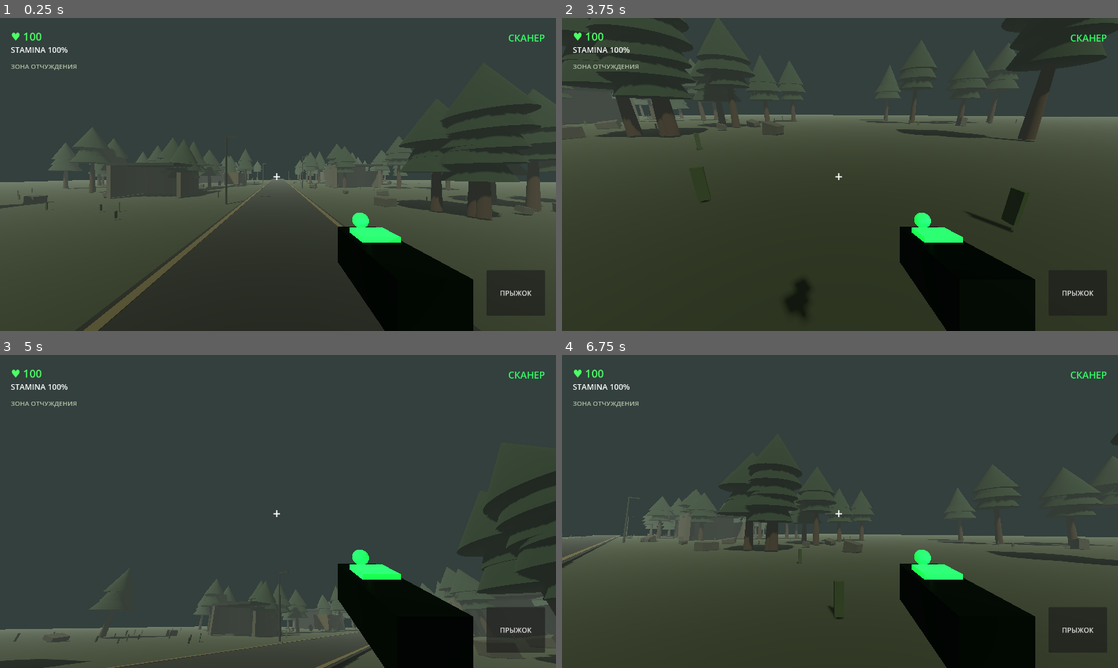
Above: before the commit, frames 1-4 (two rows, left to right).
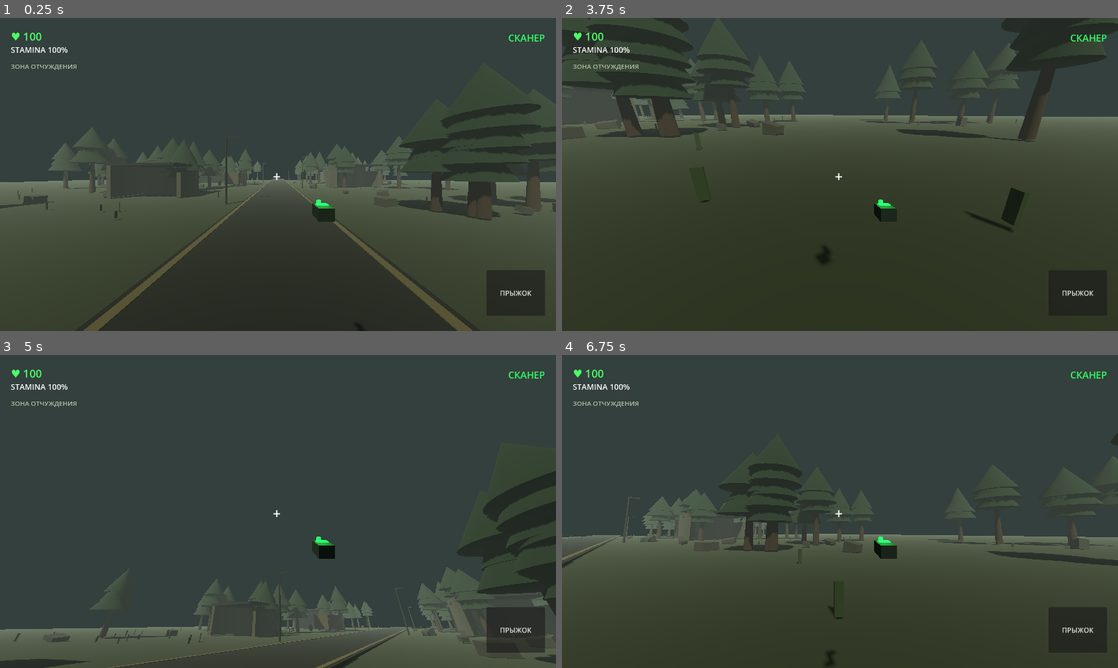
Above: after the commit, the same moments.

Repository: d25412477-cloud/stalker-mobi
Game: Godot game, scene res://main.tscn
The game is run twice, just before and just after one commit, with the same random seed, the same clock (stepped at 60 frames per second) and the same inputs.
Inputs (mouse positions are in pixels of both pictures, inside the frame that each line leads up to):
- Up to frame 1 (0.25 s): no input
- Up to frame 2 (3.75 s): move the mouse to (962, 158) at 0.52 s; hold D 0.53-1.25 s; click (962, 158) at 0.67 s; tap Space at 0.77 s; drag from (728, 190) to (812, 237) at 1.27 s; move the mouse to (895, 105) at 2.02 s; hold D 2.03-2.75 s; drag from (812, 237) to (673, 127) at 2.77 s; move the mouse to (1006, 221) at 3.52 s; hold A from 3.53 s (still down)
- Up to frame 3 (5 s): tap Space at 3.77 s; release A at 4.25 s; drag from (111, 464) to (194, 433) at 4.27 s
- Up to frame 4 (6.75 s): move the mouse to (867, 511) at 5.02 s; hold S 5.03-5.75 s; click (867, 511) at 5.17 s; drag from (756, 433) to (728, 527) at 5.77 s; move the mouse to (962, 495) at 6.52 s; hold W from 6.53 s (still down)

The runs differ from the first frame. In frame 1, 6.1% of the frame differs, in the area x 56-86%, y 58-100%; in frame 2, 6.3%, in the area x 40-86%, y 58-100%; in frame 3, 6.1%; in frame 4, 6.1%.

Commit message:
Update player.gd

Diff:
--- a/player.gd
+++ b/player.gd
@@ -79,47 +79,45 @@
 	create_scanner()
 
 func create_scanner():
+	var scanner = Node3D.new()
+	scanner.position = Vector3(0.30, -0.25, -1.25)
+	camera.add_child(scanner)
+
 	var body = MeshInstance3D.new()
 	var mesh = BoxMesh.new()
-	mesh.size = Vector3(0.13, 0.12, 0.32)
+	mesh.size = Vector3(0.10, 0.08, 0.22)
 	body.mesh = mesh
-	body.position = Vector3(0.27, -0.24, -0.48)
-
-	var metal = StandardMaterial3D.new()
-	metal.albedo_color = Color(0.12, 0.16, 0.14)
-	metal.metallic = 0.7
-	metal.roughness = 0.35
-	body.material_override = metal
-	camera.add_child(body)
+	body.material_override = make_material(Color(0.12, 0.16, 0.14))
+	scanner.add_child(body)
 
 	var screen = MeshInstance3D.new()
 	var screen_mesh = BoxMesh.new()
-	screen_mesh.size = Vector3(0.10, 0.015, 0.09)
+	screen_mesh.size = Vector3(0.075, 0.012, 0.065)
 	screen.mesh = screen_mesh
-	screen.position = Vector3(0.27, -0.17, -0.53)
+	screen.position = Vector3(0, 0.045, -0.025)
 
 	var green = StandardMaterial3D.new()
 	green.albedo_color = Color(0.1, 1.0, 0.3)
 	green.emission_enabled = true
 	green.emission = Color(0.1, 1.0, 0.3)
 	screen.material_override = green
-	camera.add_child(screen)
+	scanner.add_child(screen)
+
+	var indicator = MeshInstance3D.new()
+	var sphere = SphereMesh.new()
+	sphere.radius = 0.018
+	sphere.height = 0.036
+	indicator.mesh = sphere
+	indicator.position = Vector3(0, 0.05, -0.12)
+	indicator.material_override = green
+	scanner.add_child(indicator)
 
 	var light = OmniLight3D.new()
-	light.position = Vector3(0.27, -0.18, -0.55)
+	light.position = Vector3(0, 0.08, 0)
 	light.light_color = Color(0.1, 1.0, 0.3)
-	light.light_energy = 0.5
-	light.omni_range = 0.8
-	camera.add_child(light)
-
-	var indicator = MeshInstance3D.new()
-	var indicator_mesh = SphereMesh.new()
-	indicator_mesh.radius = 0.025
-	indicator_mesh.height = 0.05
-	indicator.mesh = indicator_mesh
-	indicator.position = Vector3(0.27, -0.15, -0.61)
-	indicator.material_override = green
-	camera.add_child(indicator)
+	light.light_energy = 0.3
+	light.omni_range = 0.5
+	scanner.add_child(light)
 
 func _physics_process(delta):
 	if not player:
